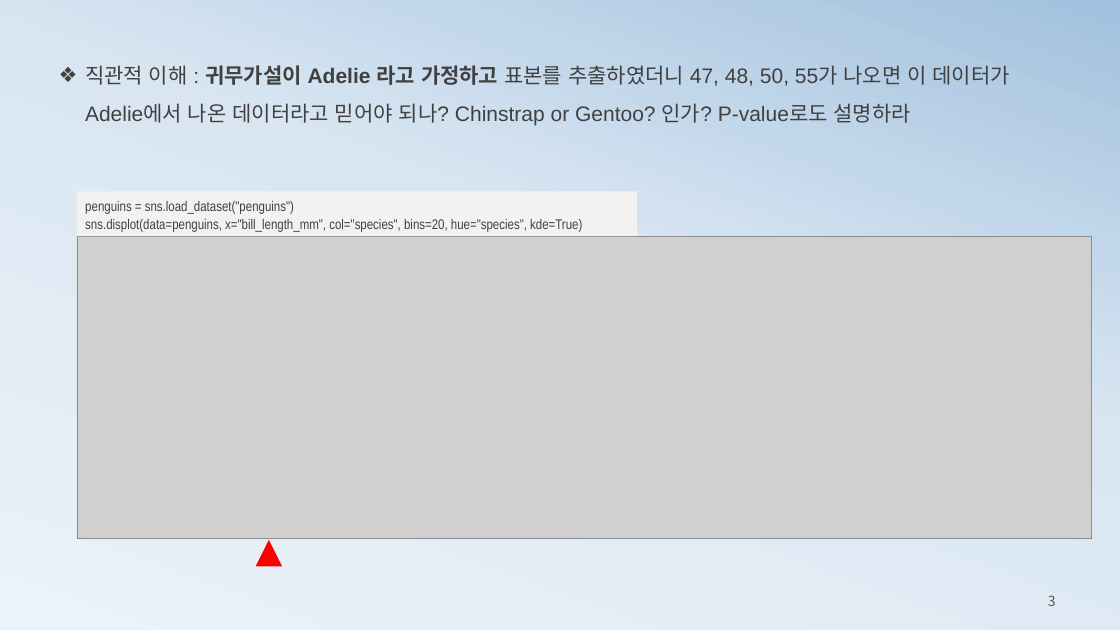
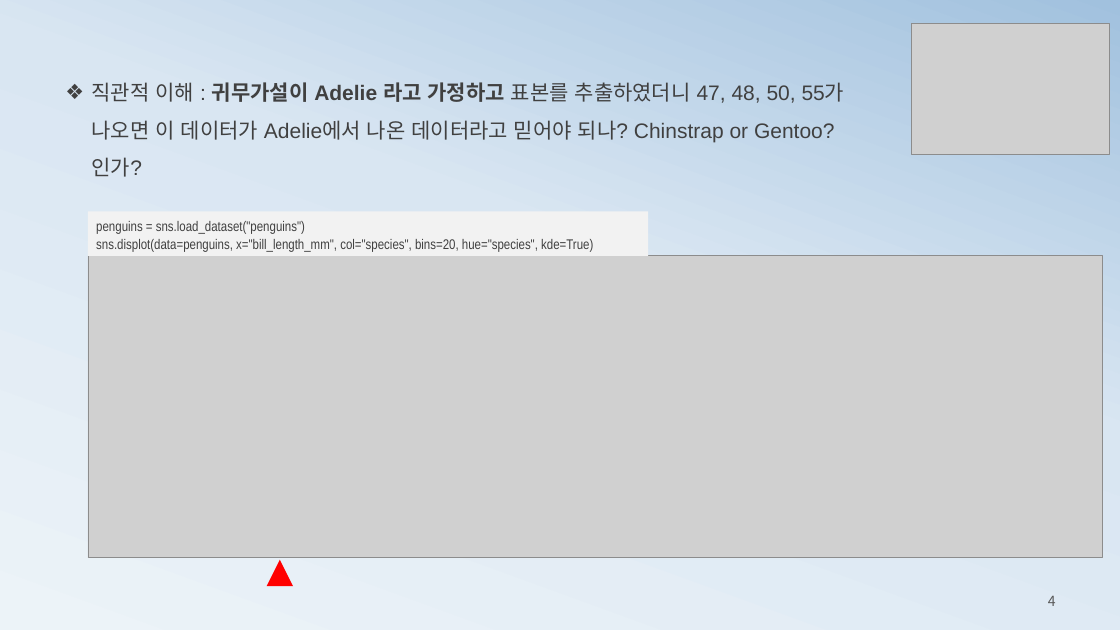
Before and after one commit to ancestor9/mathematics-for-machine-learning, a slide deck: slide 4 of 5_Hypothesis Testing.pptx (slide 3 before the commit). Drawn at 1120x630 pixels with LibreOffice and Linux fonts; fonts in the diff are those of the drawing; grey boxes stand for pictures. Boxes give left, top, right and bottom in pixels: in the first picture for what was removed or moved away, otherwise in the second. Text is boxed around its words. In the diff, an @@ line names an element or a change of style, - is before the commit and + after.

```diff
--- a/5_Hypothesis Testing.pptx
+++ b/5_Hypothesis Testing.pptx
@@ picture added at (912, 24, 1109, 155) @@
@@ text at (92, 82, 845, 177): text changed @@
-❖ 직관적 이해 : 귀무가설이 Adelie 라고 가정하고 표본를 추출하였더니 47, 48, 50, 55가 나오면 이 데이터가 Adelie에서 나온 데이터라고 믿어야 되나? Chinstrap or Gentoo? 인가? P-value로도 설명하라
+❖ 직관적 이해 : 귀무가설이 Adelie 라고 가정하고 표본를 추출하였더니 47, 48, 50, 55가 나오면 이 데이터가 Adelie에서 나온 데이터라고 믿어야 되나? Chinstrap or Gentoo? 인가?
@@ 1 picture, 1 rectangle, 1 triangle: place and size @@
-1 picture, 1 rectangle, 1 triangle at (77, 192, 1092, 566)
+1 picture, 1 rectangle, 1 triangle at (88, 212, 1103, 586)
@@ page number at (1048, 596, 1056, 606): text changed @@
-3
+4
```
Also in this commit, not shown: 5 other slides changed, 10 slides added, 5 slides removed.
